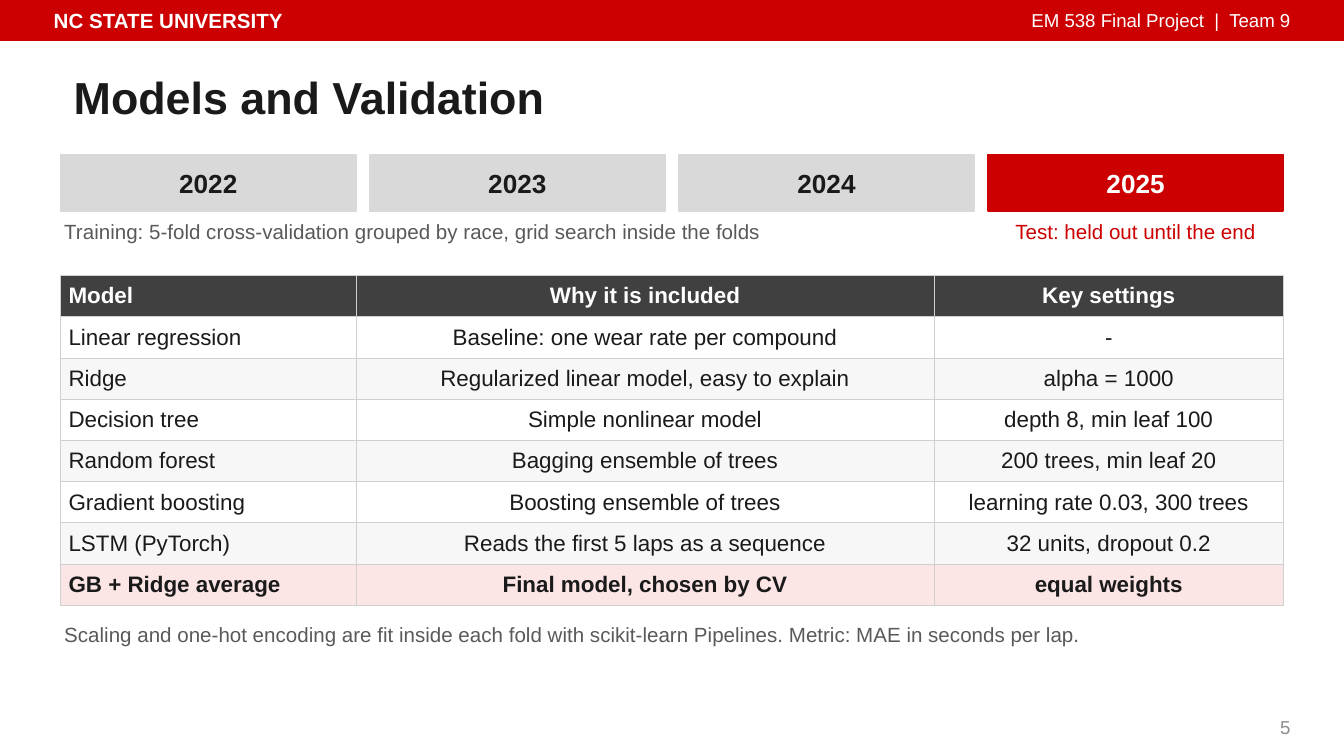
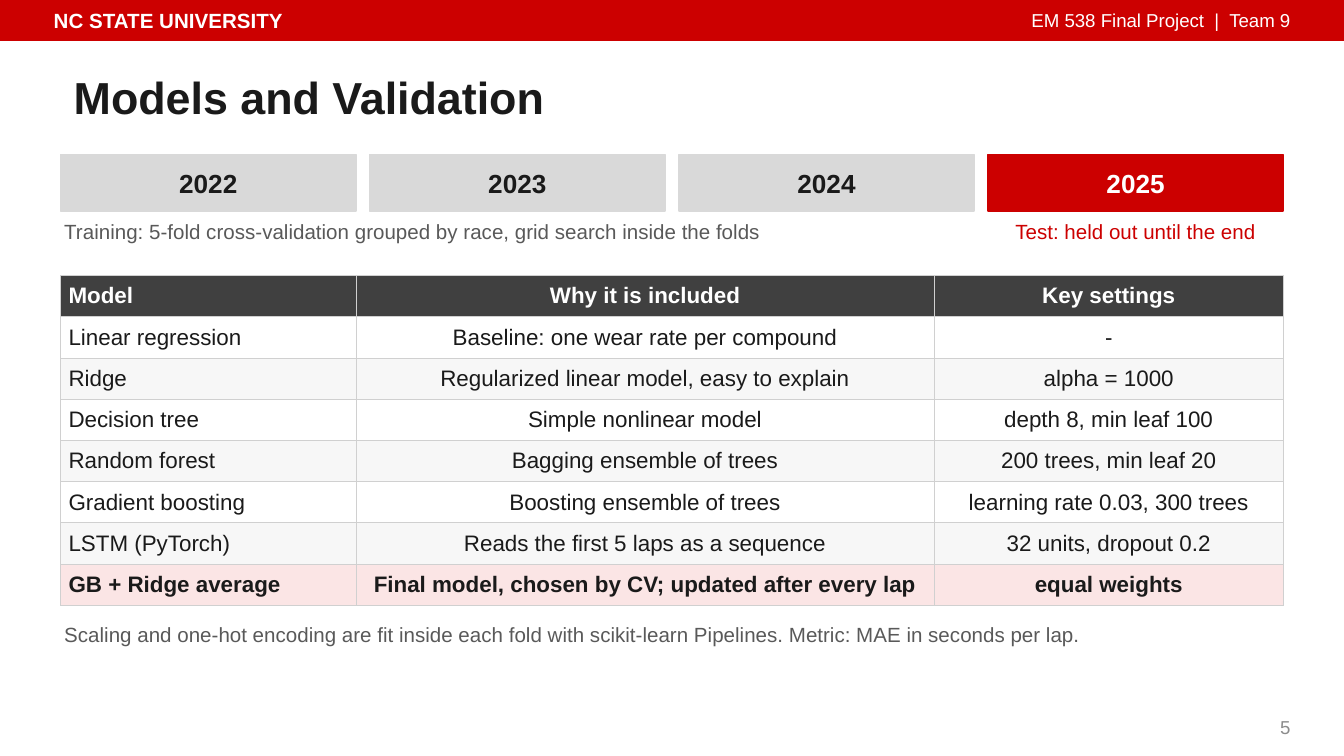
Before and after one commit to isaiahnick/f1-tire-degradation, a slide deck: slide 5 of reports/presentation/PitWall_Final_Presentation.pptx. Drawn at 1344x756 pixels with LibreOffice and Linux fonts; fonts in the diff are those of the drawing. Boxes give left, top, right and bottom in pixels: in the first picture for what was removed or moved away, otherwise in the second. Text is boxed around its words. In the diff, an @@ line names an element or a change of style, - is before the commit and + after.

```diff
--- a/reports/presentation/PitWall_Final_Presentation.pptx
+++ b/reports/presentation/PitWall_Final_Presentation.pptx
@@ table at [60, 276, 1284, 601] @@
-row 8, column 2: Final model, chosen by CV
+row 8, column 2: Final model, chosen by CV; updated after every lap
```
Also in this commit, not shown: 6 other slides changed, 5 other files.
